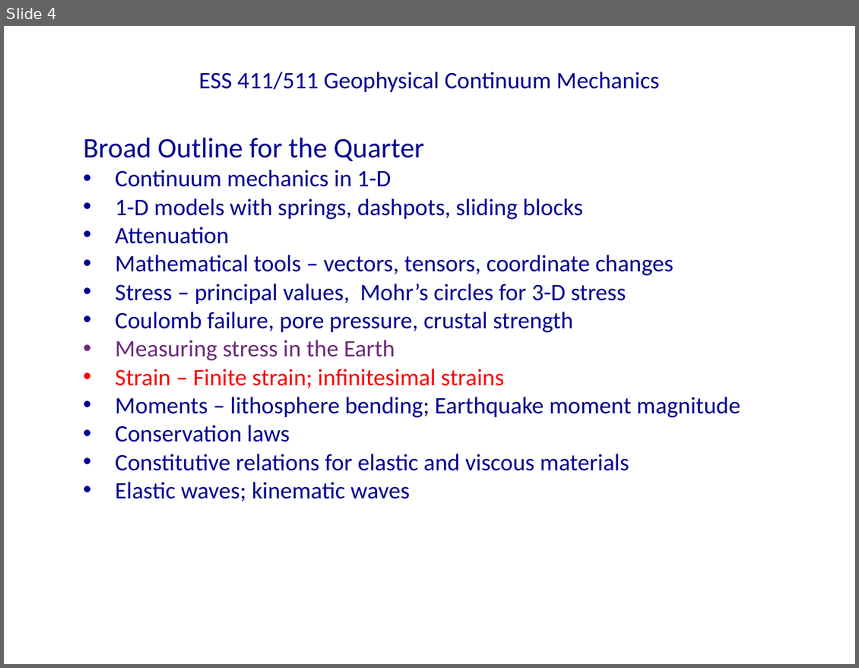
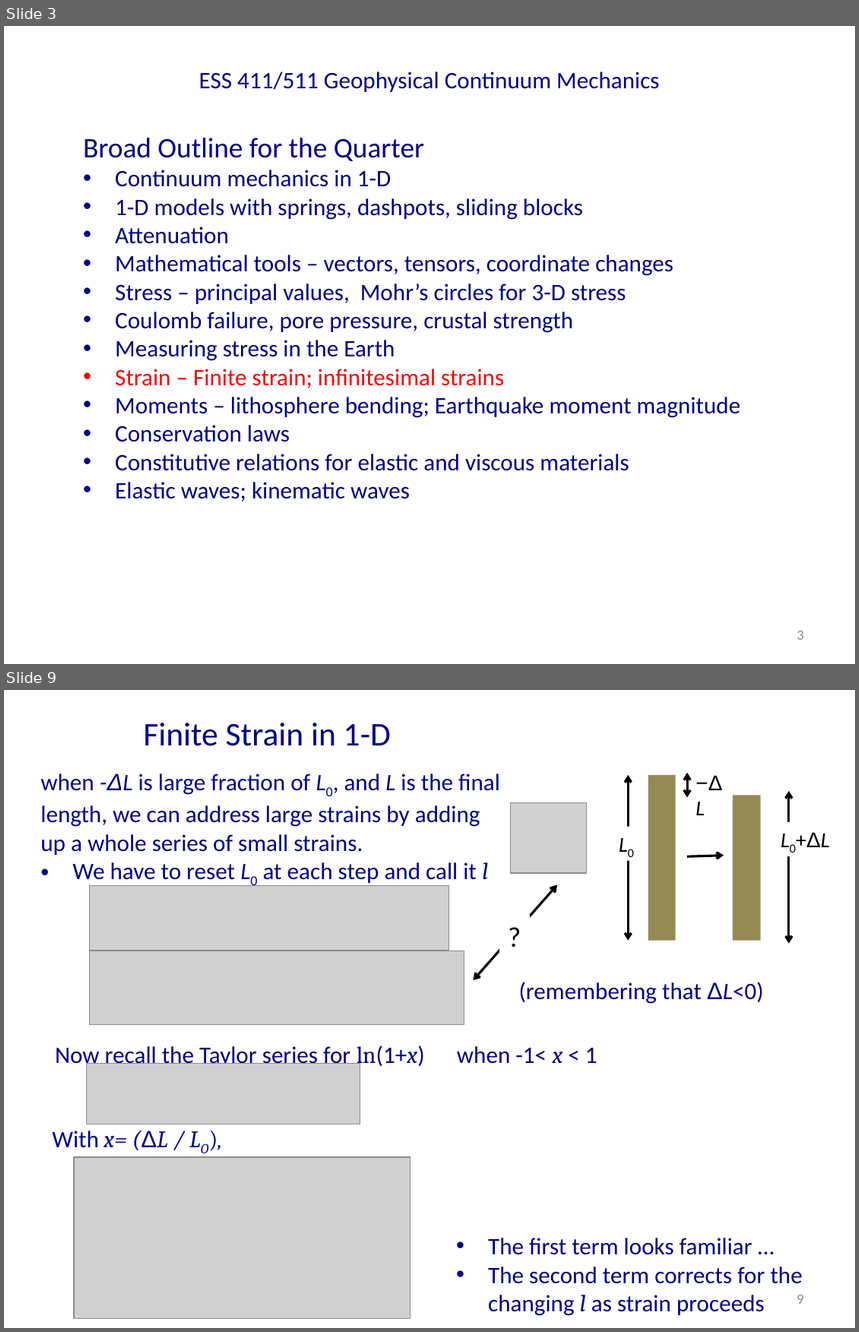
Before and after one commit to UW-geophysics-edu/ess-411-511, a slide deck: lectures/pptx/ESS411_511_Class_21.pptx. Shown one above the other, each under a label of ours: slide 4 before the commit, slides 3 and 9 after it; the slides between them are not shown. The pictures are 859x668 and 859x1332 pixels, drawn with LibreOffice and Linux fonts; fonts in the diff are those of the drawing; grey boxes stand for pictures; background and template pictures are left out. Boxes give left, top, right and bottom in pixels: in the first picture for what was removed or moved away, otherwise in the second. Text is boxed around its words. In the diff, an @@ line names an element or a change of style, - is before the commit and + after.

```diff
--- a/lectures/pptx/ESS411_511_Class_21.pptx
+++ b/lectures/pptx/ESS411_511_Class_21.pptx
@@ slide 9 added at [4,690,855,1328], background #FFFFFF @@
@@ title added at [143,723,391,746], 28 pt, text #000090 @@
+Finite Strain in 1-D
@@ text added at [40,774,500,883], 20 pt, text #000090 @@
+when -ΔL is large fraction of L0, and L is the final length, we can address large strains by adding up a whole series of small strains.
+• We have to reset L0 at each step and call it l
@@ group added at [611,765,829,944]: 3 texts, 3 double arrows, 2 rectangles, 1 arrow @@
+−ΔL
+L0
+L0+ΔL
@@ picture added at [510,803,587,874] @@
@@ picture added at [90,886,449,950] @@
@@ double arrow added from (473, 980) to (557, 885), #000000 2 pt @@
@@ text added at [500,915,530,958], 24 pt, text #000000 @@
+?
@@ picture added at [90,951,465,1024] @@
@@ text added at [519,982,764,1004], 20 pt, text #000090 @@
+(remembering that ΔL<0)
@@ text added at [55,1046,598,1069], 20 pt, text #000090 @@
+Now recall the Taylor series for ln(1+x) when -1< x < 1
@@ picture added at [87,1064,360,1124] @@
@@ text added at [52,1131,168,1151], 20 pt, text #000090, italic @@
+With x= (ΔL / LO),
@@ picture added at [74,1157,410,1319] @@
@@ text added at [488,1238,803,1316], 20 pt, text #000090 @@
+• The first term looks familiar …
+• The second term corrects for the changing l as strain proceeds
@@ page number added at [797,1295,804,1304], 12 pt, text #8C8C8C @@
+9
@@ what was slide 4 is now slide 3 @@
@@ slide 3 changed as well @@
@@ text at [115,340,395,361]: text colour #6D287B to #000090 in "Measuring stress in the Earth" @@
@@ page number added at [797,631,804,640], 12 pt, text #8C8C8C @@
+3
```
Also in this commit, not shown: 3 other slides changed, 13 other slides added, 29 slides removed, 2 other files.
